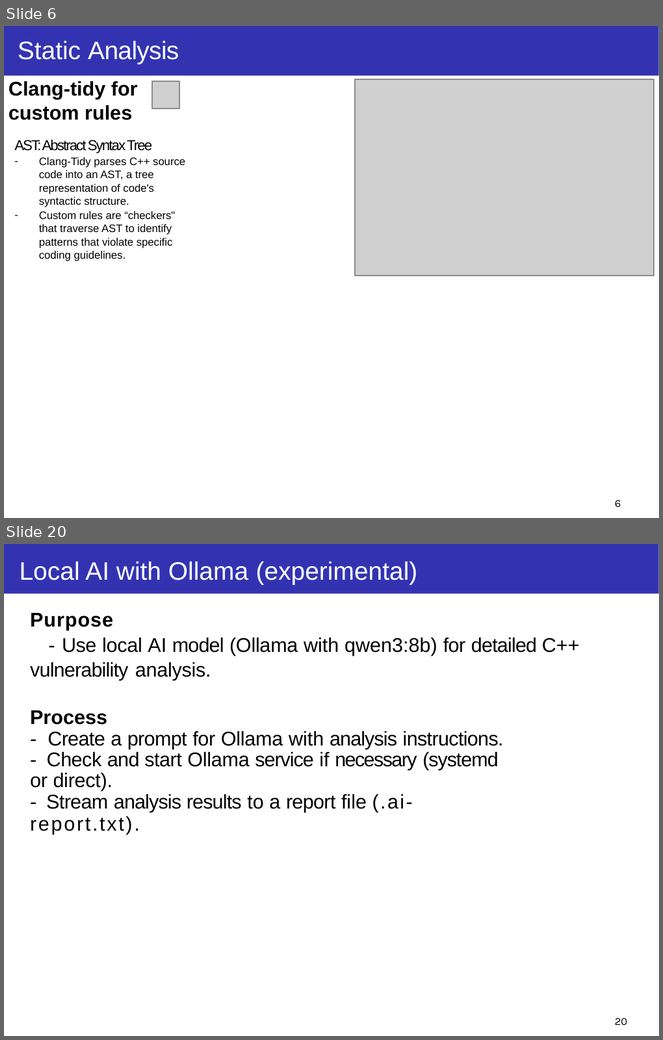
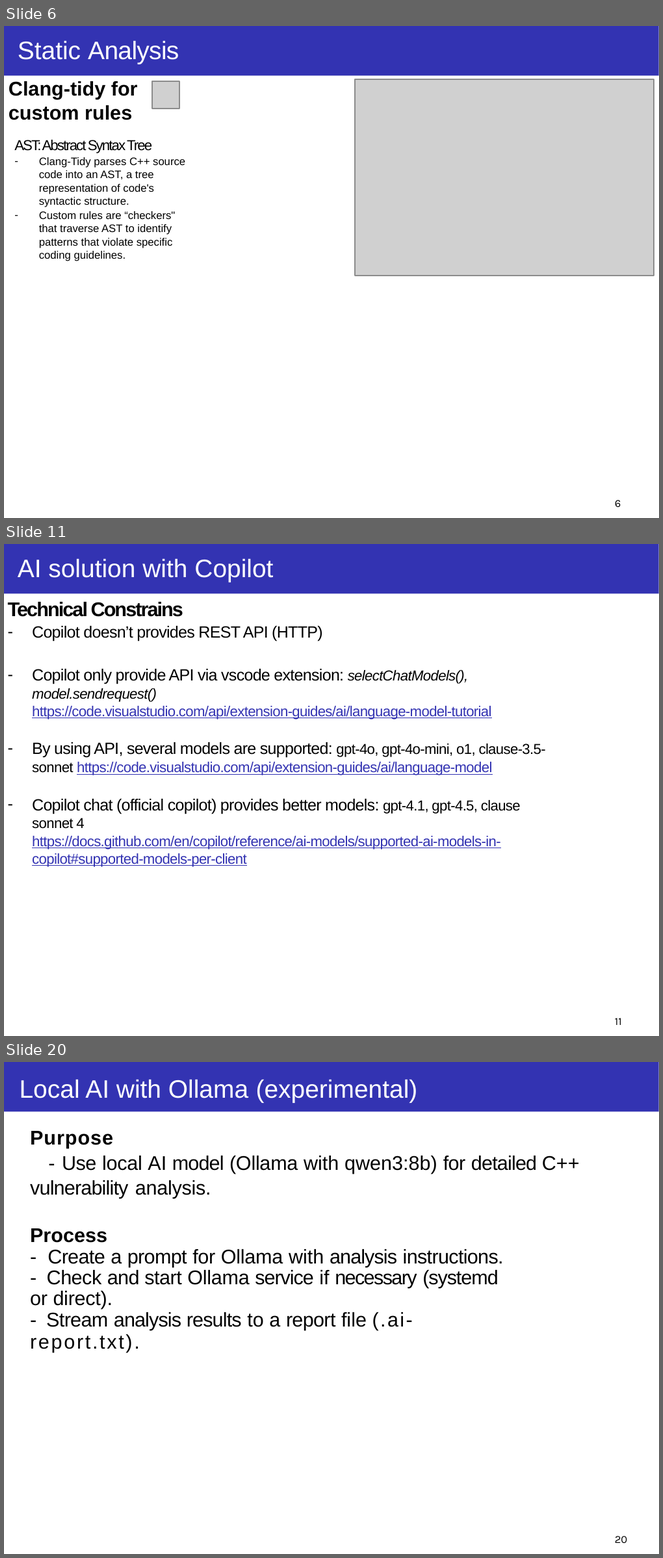
Before and after one commit to taikt/codefun, a slide deck: deepl/code_guard/doc/Code-Guard.pptx. Shown one above the other, each under a label of ours: slides 6 and 20 before the commit, slides 6, 11 and 20 after it; the slides between them are not shown. The pictures are 663x1040 and 663x1558 pixels, drawn with LibreOffice and Linux fonts; fonts in the diff are those of the drawing; grey boxes stand for pictures; background and template pictures are left out. Boxes give left, top, right and bottom in pixels: in the first picture for what was removed or moved away, otherwise in the second. Text is boxed around its words. In the diff, an @@ line names an element or a change of style, - is before the commit and + after.

```diff
--- a/deepl/code_guard/doc/Code-Guard.pptx
+++ b/deepl/code_guard/doc/Code-Guard.pptx
@@ slide 11 added at (4, 544, 659, 1036), background #FFFFFF; not listed: 1 template element that a slide beside it also shows @@
@@ title added at (18, 559, 273, 582), 14 pt, text #FFFFFF @@
+AI solution with Copilot
@@ text added at (8, 602, 546, 867), 8 pt, text #000000 @@
+Technical Constrains
+– Copilot doesn’t provides REST API (HTTP)
+  – Copilot only provide API via vscode extension: selectChatModels(), model.sendrequest()
+    https://code.visualstudio.com/api/extension-guides/ai/language-model-tutorial
+  – By using API, several models are supported: gpt-4o, gpt-4o-mini, o1, clause-3.5-sonnet https://code.visualstudio.com/api/extension-guides/ai/language-model
+  – Copilot chat (official copilot) provides better models: gpt-4.1, gpt-4.5, clause sonnet 4
+    https://docs.github.com/en/copilot/reference/ai-models/supported-ai-models-in-copilot#supported-models-per-client
@@ page number added at (615, 1018, 622, 1025), 6 pt, text #000000 @@
+11
```
Also in this commit, not shown: 6 slides changed, 6 other slides added, 7 slides removed.
